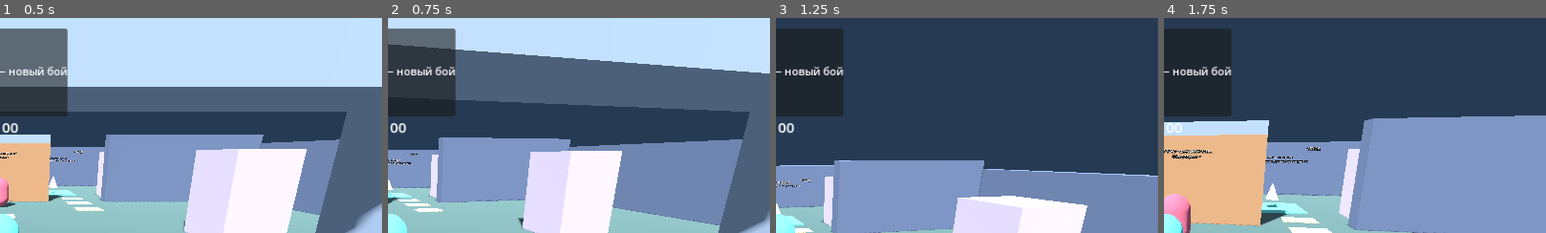
Above: before the commit, frames 1-4 (left to right).
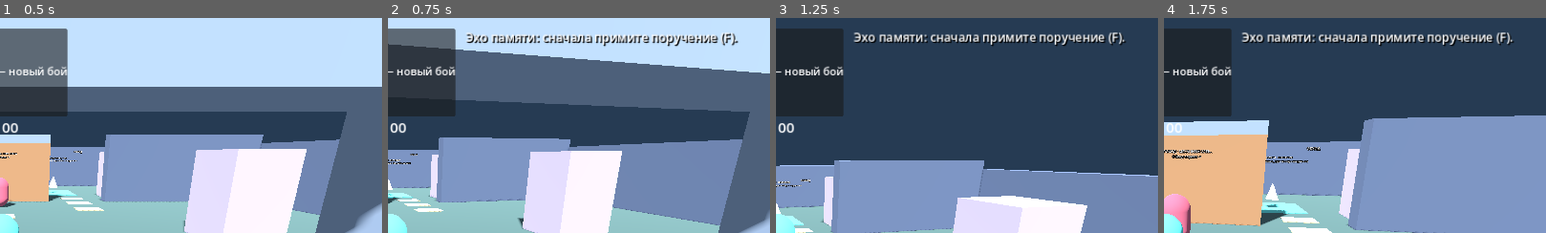
Above: after the commit, the same moments.

Repository: Yola1147/New-game
Game: Godot game, scene res://scenes/main.tscn
The game is run twice, just before and just after one commit, with the same random seed, the same clock (stepped at 60 frames per second) and the same inputs.
Inputs (mouse positions are % of the whole screen's width and height, from its top left):
- Up to frame 1 (0.5 s): no input
- Up to frame 2 (0.75 s): tap Enter (dialogue_next) at 0.5 s; move the mouse to (55, 50) at 0.52 s; hold W (move_forward) from 0.53 s (still down); hold G (inspect_station) from 0.53 s (still down); click (55, 50) at 0.67 s
- Up to frame 3 (1.25 s): keep holding W (move_forward); keep holding G (inspect_station); tap Space (jump) at 0.77 s
- Up to frame 4 (1.75 s): keep holding W (move_forward); move the mouse to (45, 50) at 1.27 s; release G (inspect_station) at 1.28 s; tap E (ability) at 1.35 s; click (45, 50) at 1.42 s; tap Space (jump) at 1.52 s; tap G (inspect_station) at 1.55 s
The pictures show only the part of the screen within x 50-100%, y 0-50%; the shares and areas given below are measured in that part.

Frame 1 is identical in both runs. In frame 2, 2.4% of the frame differs, in the area x 20-92%, y 6-14%; in frame 3, 2.3%; in frame 4, 2.3%.

Commit message:
Explain blocked memory echo interactions and cover rejection feedback

Diff:
--- a/scripts/main.gd
+++ b/scripts/main.gd
@@ -22,6 +22,8 @@
 var enemy: CharacterBody3D
 var status: Label
 var equipment_status: Label
+var echo_status: Label
+var echo_notice_time := 0.0
 
 func _ready() -> void:
 	configure_input()
@@ -62,6 +64,16 @@
 	route_hint.text = "Маршрут: вход → зал боя → механизм → усиленный страж → Эхо памяти · временные ассеты"
 	route_hint.add_theme_font_size_override("font_size", 18)
 	hud.add_child(route_hint)
+	echo_status = Label.new()
+	echo_status.position = Vector2(770, 18)
+	echo_status.size = Vector2(480, 110)
+	echo_status.autowrap_mode = TextServer.AUTOWRAP_WORD_SMART
+	echo_status.add_theme_font_size_override("font_size", 20)
+	echo_status.add_theme_color_override("font_shadow_color", Color.BLACK)
+	echo_status.add_theme_constant_override("shadow_offset_x", 2)
+	echo_status.add_theme_constant_override("shadow_offset_y", 2)
+	echo_status.mouse_filter = Control.MOUSE_FILTER_IGNORE
+	hud.add_child(echo_status)
 	var label := Label.new()
 	label.text = "NEW GAME · Руины станции (прототип)\nWASD — движение • Мышь — камера • Пробел — прыжок\nЛКМ — удар • Q — …(198 unchanged characters)…
 	label.add_theme_font_size_override("font_size", 18)
@@ -156,6 +168,8 @@
 
 func restart_battle() -> void:
 	memory_echo.stop()
+	echo_notice_time = 0
+	echo_status.text = ""
 	player.reset_combat()
 	enemy.reset_combat()
 	if is_instance_valid(final_enemy):
@@ -167,11 +181,31 @@
 
 func inspect_memory() -> void:
 	advance_prologue()
-	if player.health <= 0 or player.global_position.distance_to(STATION_POINT) > 2.5 or not route_cleared():
-		return
+	var reason := memory_block_reason()
+	if not reason.is_empty():
+		echo_status.text = "Эхо памяти: " + reason
+		echo_notice_time = 6.0
+		return
+	echo_status.text = ""
+	echo_notice_time = 0
 	quest.inspect(true, true, true)
 	if quest.stage == Quest.Stage.COMPLETED:
 		memory_echo.play()
+
+func memory_block_reason() -> String:
+	if player.health <= 0:
+		return "выберите живого героя (Q) или повторите бой (R)."
+	if quest.stage == Quest.Stage.NOT_STARTED:
+		return "сначала примите поручение (F)."
+	if enemy.health > 0:
+		return "сначала победите стража в зале."
+	if not puzzle.opened:
+		return "откройте механизм слева от двери: E героя 1 → Q → E героя 2."
+	if not route_cleared():
+		return "сначала победите усиленного стража в дальней комнате."
+	if player.global_position.distance_to(STATION_POINT) > 2.5:
+		return "подойдите ближе к светлому предмету на бирюзовой площадке (до 2,5 м)."
+	return ""
 
 func route_cleared() -> bool:
 	return enemy.health <= 0 and puzzle.opened and is_instance_valid(final_enemy) and final_enemy.health <= 0
@@ -188,7 +222,11 @@
 		final_enemy.health_changed.connect(update_status)
 	quest.observe_route(enemy.health <= 0, puzzle.opened, route_cleared())
 
-func _process(_delta: float) -> void:
+func _process(delta: float) -> void:
+	if echo_notice_time > 0:
+		echo_notice_time = maxf(0, echo_notice_time - delta)
+		if echo_notice_time == 0:
+			echo_status.text = ""
 	advance_prologue()
 	update_status()
 
--- a/tests/memory_echo.gd
+++ b/tests/memory_echo.gd
@@ -16,16 +16,28 @@
 	player.position = world.STATION_POINT
 	key(KEY_G)
 	check(not echo.active, "No recording before assignment and battle")
+	check(world.echo_status.text.contains("примите поручение"), "G explains missing assignment")
 	accept_dialogue()
 	key(KEY_G)
 	check(not echo.active, "Live guard blocks finding")
+	check(world.echo_status.text.contains("стража в зале"), "G explains live hall guard")
 	world.enemy.take_damage(100)
+	key(KEY_G)
+	check(not echo.active and world.echo_status.text.contains("механизм"), "G explains unsolved mechanism")
+	await capture("blocked-mechanism")
+	await create_timer(6.1).timeout
+	check(world.echo_status.text.is_empty() and world.quest.rewards == 0, "Failure notice expires without changing progress")
+	world.puzzle.activate(0)
+	world.puzzle.activate(1)
+	key(KEY_G)
+	check(not echo.active and world.echo_status.text.contains("усиленного стража"), "G explains missing reinforced victory")
 	clear_final_guard(world)
 	await process_frame
 	await process_frame
 	player.position = Vector3(0, 0, 8)
 	key(KEY_G)
 	check(not echo.active, "Remote interaction cannot play recording")
+	check(world.echo_status.text.contains("подойдите ближе"), "G explains distance without granting reward")
 	player.position = world.STATION_POINT + Vector3.UP * 5
 	key(KEY_G)
 	check(not echo.active, "Height limits interaction")
@@ -33,12 +45,14 @@
 	player.take_damage(100)
 	key(KEY_G)
 	check(not echo.active, "Dead hero cannot discover recording")
+	check(world.echo_status.text.contains("живого героя"), "G explains dead active hero")
 	key(KEY_Q)
 	key(KEY_G, true)
 	check(not echo.active, "Keyboard repeat cannot trigger recording")
 	var mouse_before := Input.mouse_mode
 	key(KEY_G)
 	check(echo.active and echo.panel.visible and echo.line_index == 0, "G discovers device and starts first line")
+	check(world.echo_status.text.is_empty(), "Successful G clears the failure notice")
 	check(world.quest.rewards == 1 and world.quest.stage == world.quest.Stage.COMPLETED, "Finding updates quest exactly once")
 	check(not paused and Input.mouse_mode == mouse_before, "Playback preserves pause and cursor state")
 	await capture("playback")
Not shown, changed: PLAYTEST.md
Not shown, changed: ROADMAP.md
Not shown, changed: STATION_REVIEW.md
